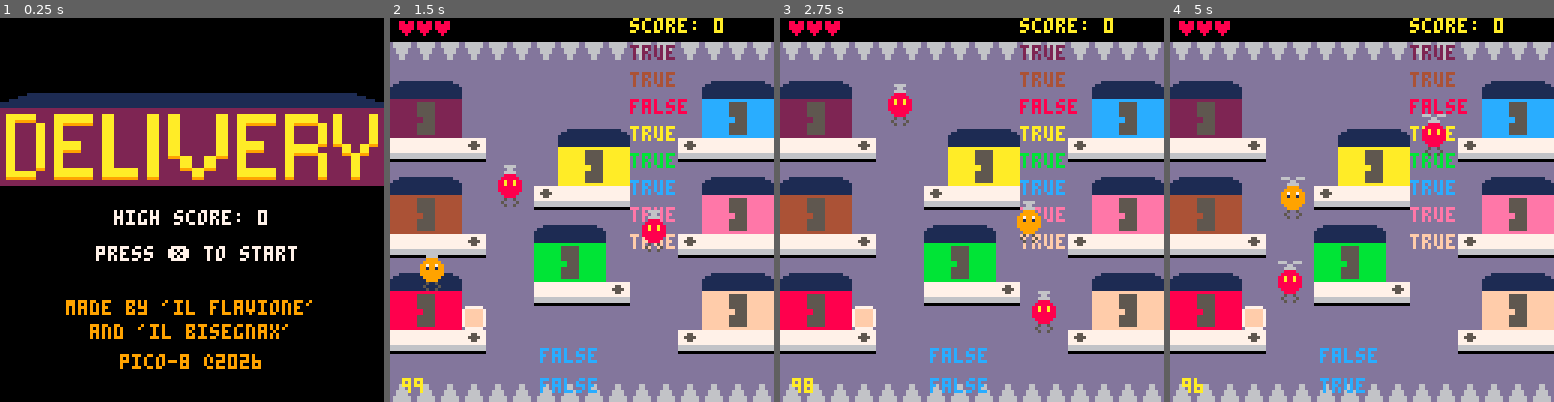
Above: before the commit, frames 1-4 (left to right).
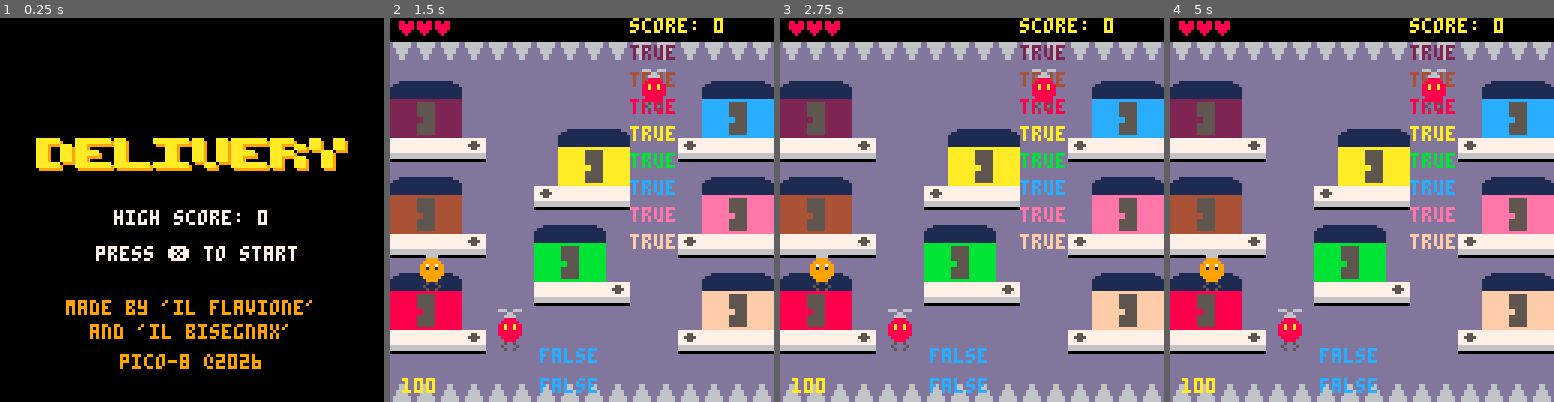
Above: after the commit, the same moments.

Repository: FlavioIero/Delivery
Game: PICO-8 cartridge atari.p8
The game is run twice, just before and just after one commit, with the same random seed, the same clock (stepped at 60 frames per second) and the same inputs.
Inputs:
- Up to frame 1 (0.25 s): no input
- Up to frame 2 (1.5 s): tap X (X key) at 0.33, 1.07 s; tap O (Z key) at 0.7 s
- Up to frame 3 (2.75 s): hold Right 1.6-2.1 s; tap O (Z key) at 1.7, 2.1, 2.5 s; tap X (X key) at 1.85 s; hold Up 2.15-2.42 s; hold Right from 2.47 s (still down)
- Up to frame 4 (5 s): tap O (Z key) every 0.4 s from 2.9 to 4.9 s; tap X (X key) at 2.97, 4.08 s; release Right at 3.03 s; hold Left 3.08-3.58 s; hold Down 3.63-3.97 s; hold Right 4.02-4.68 s; hold Up from 4.73 s (still down)

The runs differ from the first frame. In frame 1, 23% of the frame differs, in the area x 0-100%, y 19-44%; in frame 2, 2.4%; in frame 3, 3.1%; in frame 4, 3.4%.

Commit message:
menu title changing color

Diff:
--- a/atari.p8
+++ b/atari.p8
@@ -4,7 +4,7 @@
 -- main --
 
 -- const
-game_states = {menu=1,game=2,game_over=3}
+game_states = {menu=1,menu_to_game=2,game=3,game_over=4}
 
 -- var
 state = game_states.menu
@@ -19,10 +19,20 @@
 local game_start = 0
 local game_start_frm = 0
 
+-- menu to game var
+local menu_to_game_dur = 50
+local menu_to_game_frm = 0
+
 -- menu-var
 local show_start = 20
 local not_show_start = 20
 local menu_frm = 0
+-- bisegnax menu
+local t_cols = {10,1}
+local t_col_i = 1
+local t_frm = 0
+local t_col_dur = 30
+local t_col_dur_on_start = 3
 
 -- game-over-var
 local show_go_to_menu = 20
@@ -39,6 +49,8 @@
 function _update()
 	if state == game_states.menu then
 		update_menu()
+	elseif state == game_states.menu_to_game then
+		update_menu_to_game()
 	elseif state == game_states.game then
 		update_game()
 	elseif state == game_states.game_over then
@@ -47,7 +59,8 @@
 end
 
 function _draw()
-	if state == game_states.menu then
+	if state == game_states.menu
+		or state == game_states.menu_to_game then
 		draw_menu()
 	elseif state == game_states.game then
 		draw_game()
@@ -86,14 +99,28 @@
 	end
 end
 
+function update_menu_to_game()
+	menu_to_game_frm += 1
+	if menu_to_game_frm > menu_to_game_dur then
+		state = game_states.game
+		reset_var()
+		sfx(4)
+	end
+	menu_frm += 1
+	t_frm += 1
+end
+
 function update_menu()
 	if btnp(❎) then
-		state = game_states.game
-		reset_var()
-		--sfx(10)
-		sfx(4)
+		state = game_states.menu_to_game
+		t_col_dur = t_col_dur_on_start
+		--t_frm = 0
+		--reset_var()
+		sfx(10)
+		--sfx(4)
 	end
 	menu_frm += 1
+	t_frm += 1
 end
 
 function update_game_over()
@@ -131,7 +158,29 @@
 
 function draw_menu()
 	cls()
-	map(16,0,0,0,16,16)
+	--map(16,0,0,0,16,16)
+
+	-- bisegnax
+ local larghezza_totale = 103
+ local x_centro = (128 - larghezza_totale) / 2
+ local y_centro = 40
+
+
+
+	if t_frm <= t_col_dur then
+		t_col_i = 1
+	elseif t_frm <= t_col_dur*2 then
+		t_col_i = 2
+	else
+		t_frm = 0
+	end
+
+ disegna_parola_solida("delivery",x_centro+1,y_centro+1,9) -- bg
+ disegna_parola_solida("delivery",x_centro,y_centro,t_cols[t_col_i]) -- fg
+
+ rectfill(0, 63, 128, 63, 0)
+	-- end bisegnax
+
 	local s = "high score: "..gm.high_score
 	print_ctr_w(s,64,7)
 	if menu_frm <= show_start then
@@ -180,7 +229,7 @@
 	p = player.new(player_sp)
 
 	-- game var
- game_start = 1 -- 110 is perfect!
+ game_start = 110 -- 110 is perfect!
  game_start_frm = 0
 
 	-- menu-var
@@ -192,6 +241,27 @@
  show_go_to_menu = 20
  not_show_go_to_menu = 20
  game_over_frm = 0
+
+ -- menu to game var
+ menu_to_game_dur = 30
+ menu_to_game_frm = 0
+
+	-- bisegnax menu
+ font_atari = {
+  d = {1,1,0, 1,0,1, 1,0,1, 1,0,1, 1,1,0},
+  e = {1,1,1, 1,0,0, 1,1,0, 1,0,0, 1,1,1},
+  l = {1,0,0, 1,0,0, 1,0,0, 1,0,0, 1,1,1},
+  i = {1,1,1, 0,1,0, 0,1,0, 0,1,0, 1,1,1},
+  v = {1,0,1, 1,0,1, 1,0,1, 1,0,1, 0,1,0},
+  r = {1,1,0, 1,0,1, 1,1,0, 1,0,1, 1,0,1},
+  y = {1,0,1, 1,0,1, 0,1,0, 0,1,0, 0,1,0}
+ }
+
+	t_cols = {10,1}
+	t_col_i = 1
+	t_frm = 0
+	t_col_dur = 30
+	t_col_dur_on_start = 4
 end
 
 function start_music()
@@ -204,6 +274,30 @@
 function stop_music()
 	music(-1)
 	music_on = false
+end
+
+function disegna_parola_solida(testo, x, y, col)
+ local cx = x
+ for i=1, #testo do
+  local let = sub(testo, i, i)
+  local dati = font_atari[let]
+
+  if dati != nil then
+   for r=0, 4 do
+    for c=0, 2 do
+     local idx = r * 3 + c + 1
+     if dati[idx] == 1 then
+      local px = cx + c * 4
+      local py = y + r * 2
+
+      -- riempie un blocco di 4x2 pixel senza lasciare buchi
+      rectfill(px, py, px + 3, py + 1, col)
+     end
+    end
+   end
+  end
+  cx += 13 -- spazio fisso tra le lettere
+ end
 end
 -->8
 -- vector2 --
@@ -312,7 +406,7 @@
 local sprt = 3
 local claw_sprts = {unhooked=6,hooked=59}
 
-local kz = {15,123}
+local kz = {14,115}
 
 -- var
 local helix_dur = 2 -- each helix spr lasts 2 frm
